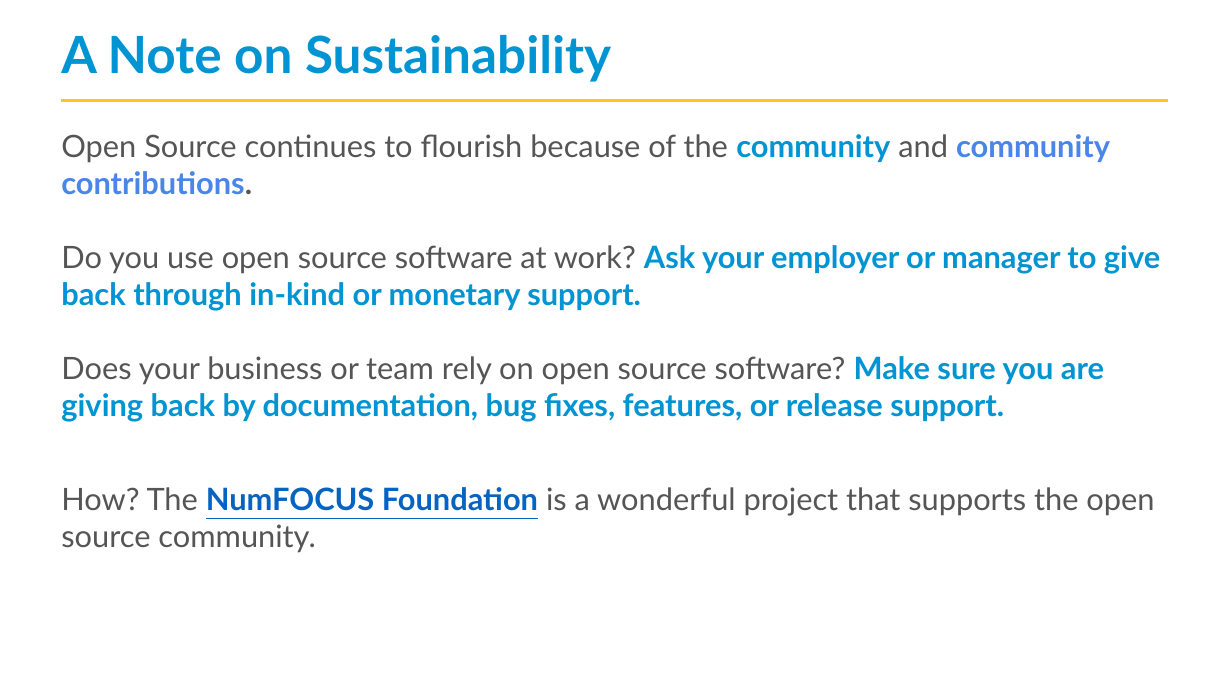
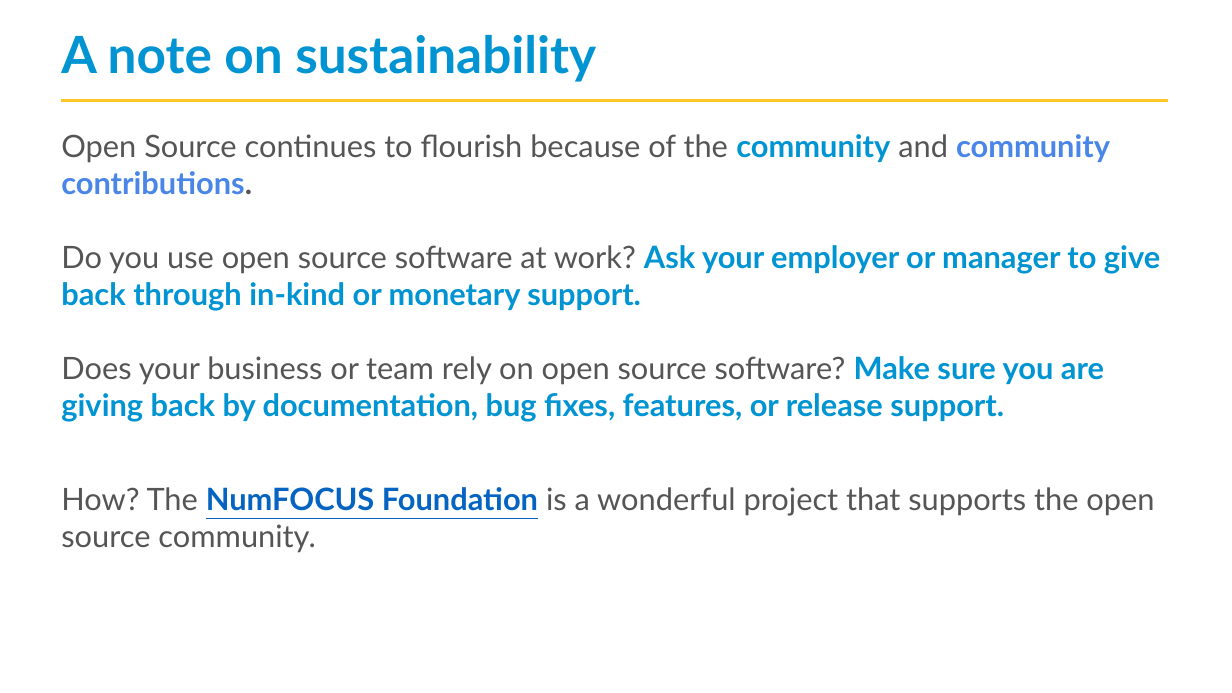
Before and after one commit to jseabold/pycon-ds-2018, a slide deck: slide 9 of Introduction.pptx. Drawn at 1232x693 pixels with LibreOffice and Linux fonts; fonts in the diff are those of the drawing; background and template pictures are left out. Boxes give left, top, right and bottom in pixels: in the first picture for what was removed or moved away, otherwise in the second. Text is boxed around its words. In the diff, an @@ line names an element or a change of style, - is before the commit and + after.

```diff
--- a/Introduction.pptx
+++ b/Introduction.pptx
@@ title at (x1=61, y1=35, x2=596, y2=82): text changed @@
-A Note on Sustainability
+A note on sustainability
```
Also in this commit, not shown: 4 other slides changed, 1 other file.
